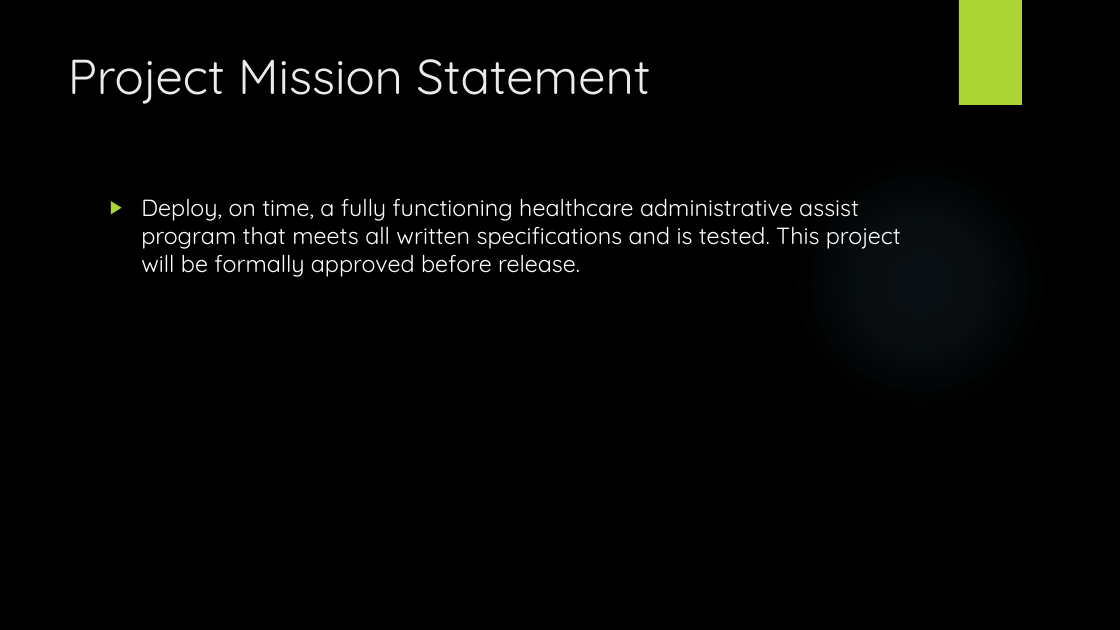
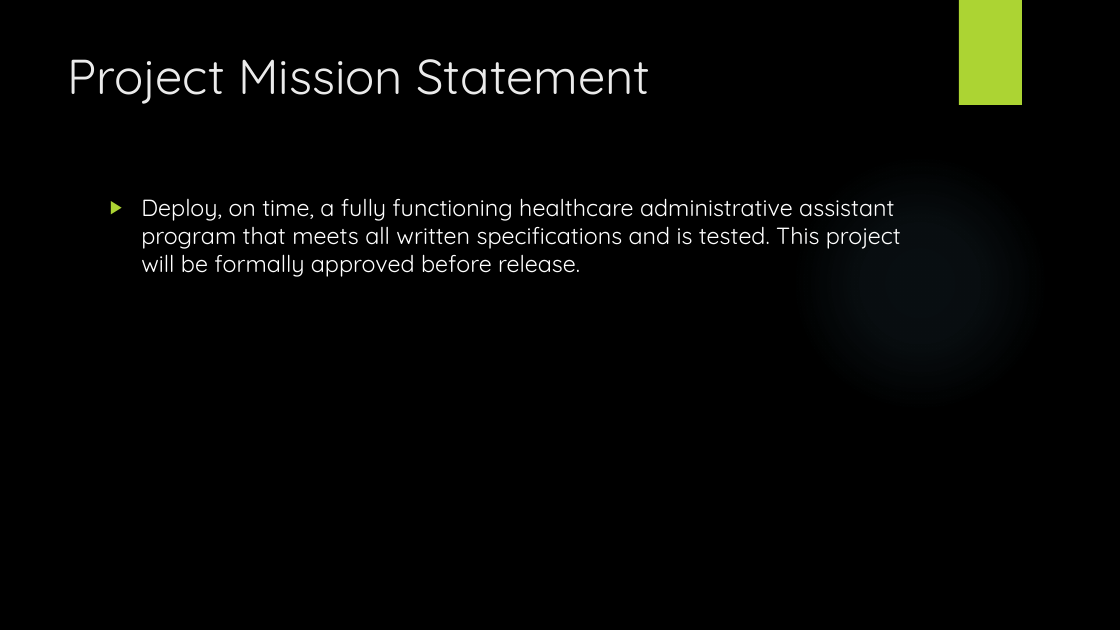
Before and after one commit to TheBrokenTheory/CapstoneProject2019, a slide deck: slide 2 of Documentation/BetaPresentation.pptx. Drawn at 1120x630 pixels with LibreOffice and Linux fonts; fonts in the diff are those of the drawing; background and template pictures are left out. Boxes give left, top, right and bottom in pixels: in the first picture for what was removed or moved away, otherwise in the second. Text is boxed around its words. In the diff, an @@ line names an element or a change of style, - is before the commit and + after.

```diff
--- a/Documentation/BetaPresentation.pptx
+++ b/Documentation/BetaPresentation.pptx
@@ text at [141, 198, 901, 277]: text changed @@
-▶ Deploy, on time, a fully functioning healthcare administrative assist program that meets all written specifications and is tested. This project will be formally approved before release.
+▶ Deploy, on time, a fully functioning healthcare administrative assistant program that meets all written specifications and is tested. This project will be formally approved before release.
```
Also in this commit, not shown: 3 other slides changed, 2 slides added, 2 slides removed.
